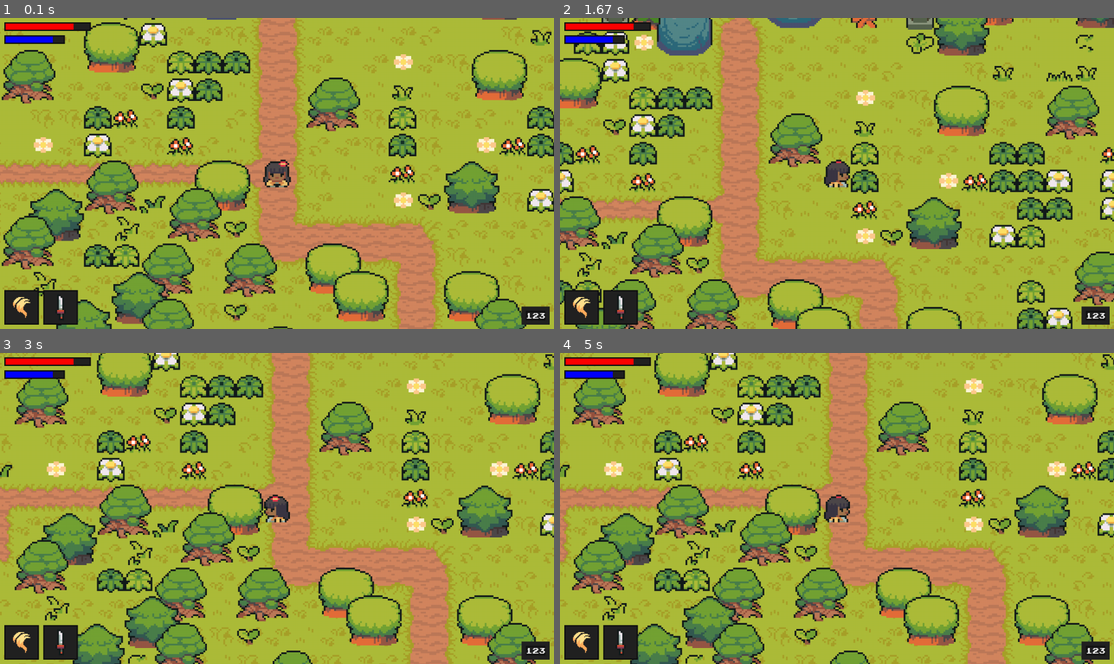
Above: before the commit, frames 1-4 (two rows, left to right).
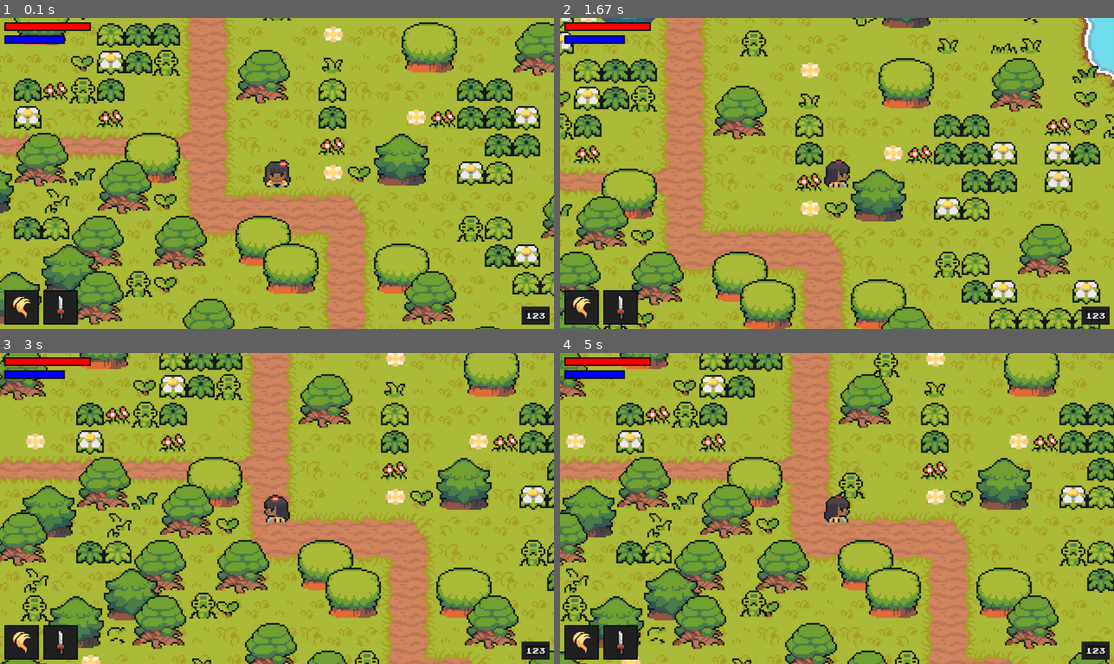
Above: after the commit, the same moments.

Repository: Umang-Lodaya/Zelda-PyGame
Game: pygame game, started from code/main.py
Same seed, same stepped clock (60 frames per second), same inputs: the game is played once before the commit and once after it.
Inputs:
- Up to frame 1 (0.1 s): no input
- Up to frame 2 (1.67 s): hold Right 0.33-0.8 s; hold Up 0.83-1.13 s; hold Right 1.17-1.63 s
- Up to frame 3 (3 s): hold Left 1.67-2.2 s; hold Down 2.23-2.53 s; hold Left 2.57-2.97 s
- Up to frame 4 (5 s): hold Up 3-3.37 s; hold Right 3.4-4.03 s; hold Down 4.07-4.43 s; hold Left 4.47-4.93 s; hold Right from 4.97 s (still down)

The runs differ from the first frame. In frame 1, 59% of the frame differs, in the area x 0-100%, y 0-100%; in frame 2, 56%; in frame 3, 59%; in frame 4, 62%.

Commit message:
Added Enemy and Movements

Diff:
--- /dev/null
+++ b/code/enemy.py
@@ -0,0 +1,101 @@
+from entity import Entity
+from settings import *
+import pygame
+from support import *
+
+class Enemy(Entity):
+    def __init__(self, monsterName, position, groups, obstaclesGroups):
+        super().__init__(groups)
+        self.sprite_type = 'enemy'
+
+        # GRAPHICS
+        self.importGraphics(monsterName)
+        self.STATUS = 'idle'
+        self.image = self.ANIMATIONS[self.STATUS][self.FRAME_INDEX]
+        self.rect = self.image.get_rect(topleft = position)
+        self.hitbox = self.rect.inflate(0, -10)
+        self.obstaclesGroups = obstaclesGroups
+
+        # stats
+        self.MONSTER_NAME = monsterName
+        MONSTER_INFO = ENEMY_DATA[self.MONSTER_NAME]
+        self.HEALTH = MONSTER_INFO['health']
+        self.EXP = MONSTER_INFO['exp']
+        self.SPEED = MONSTER_INFO['speed']
+        self.ATTACK_DAMAGE = MONSTER_INFO['damage']
+        self.RESISTANCE = MONSTER_INFO['resistance']
+        self.ATTACK_RADIUS = MONSTER_INFO['attack_radius']
+        self.NOTICE_RADIUS = MONSTER_INFO['notice_radius']
+        self.ATTACT_TYPE = MONSTER_INFO['attack_type']
+
+        # PLAYER INTERACTION
+        self.CAN_ATTACK = True
+        self.ATTACK_TIME = None
+        self.ATTACK_COOLDOWN = 400
+
+    def importGraphics(self, name):
+        CHARACTER_PATH = f"graphics\monsters\{name}"
+        self.ANIMATIONS = {
+            'move':[], 'attack': [], 'idle': []
+        }
+
+        for animation in self.ANIMATIONS:
+            path = CHARACTER_PATH + '/' + animation
+            self.ANIMATIONS[animation] = importFolder(path)
+
+    def getPlayerInfo(self, player):
+        enemyVec = pygame.math.Vector2(self.rect.center)
+        playerVec = pygame.math.Vector2(player.rect.center)
+        distance = (playerVec - enemyVec).magnitude()
+        if distance > 0:
+            direction = (playerVec - enemyVec).normalize()
+        else:
+            direction = pygame.math.Vector2((0, 0))
+
+        return distance, direction
+
+    def actions(self, player):
+        if self.STATUS == "attack":
+            self.ATTACK_TIME = pygame.time.get_ticks()
+        elif self.STATUS == "move":
+            self.directions = self.getPlayerInfo(player)[1]
+        else:
+            self.directions = pygame.math.Vector2((0, 0))
+
+    def getStatus(self, player):
+        distance = self.getPlayerInfo(player)[0]
+
+        if distance <= self.ATTACK_RADIUS and self.CAN_ATTACK:
+            if self.STATUS != "attack":
+                self.FRAME_INDEX = 0
+            self.STATUS = "attack"
+        elif distance <= self.NOTICE_RADIUS:
+            self.STATUS = "move"
+        else:
+            self.STATUS = "idle"
+
+    def animate(self):
+        animation = self.ANIMATIONS[self.STATUS]
+        self.FRAME_INDEX += self.ANIMATION_SPEED
+        if self.FRAME_INDEX >= len(animation):
+            if self.STATUS == "attack":
+                self.CAN_ATTACK = False
+            self.FRAME_INDEX = 0
+
+        self.image = animation[int(self.FRAME_INDEX)]
+        self.rect = self.image.get_rect(center = self.hitbox.center)
+
+    def update(self):
+        self.move(self.SPEED)
+        self.animate()
+
+    def cooldown(self):
+        if not self.CAN_ATTACK:
+            CURRENT_TIME = pygame.time.get_ticks()
+            if CURRENT_TIME - self.ATTACK_TIME >= self.ATTACK_COOLDOWN:
+                self.CAN_ATTACK = True
+
+    def enemyUpdate(self, player):
+        self.getStatus(player)
+        self.actions(player)
+        self.cooldown()
--- /dev/null
+++ b/code/entity.py
@@ -0,0 +1,36 @@
+import pygame
+
+class Entity(pygame.sprite.Sprite):
+    def __init__(self, groups):
+        super().__init__(groups)
+        self.FRAME_INDEX = 0
+        self.ANIMATION_SPEED = 0.15
+        self.directions = pygame.math.Vector2()
+
+    def collision(self, direction):
+        if direction == "horizontal":
+            for sprite in self.obstaclesGroups:
+                # IF COLLIDED
+                if sprite.hitbox.colliderect(self.hitbox):
+                    if self.directions.x > 0:  # RIGHT
+                        self.hitbox.right = sprite.hitbox.left
+                    elif self.directions.x < 0:  # LEFT
+                        self.hitbox.left = sprite.hitbox.right
+        else:
+            for sprite in self.obstaclesGroups:
+                if sprite.hitbox.colliderect(self.hitbox):
+                    if self.directions.y > 0:  # DOWN
+                        self.hitbox.bottom = sprite.hitbox.top
+                    elif self.directions.y < 0:  # UP
+                        self.hitbox.top = sprite.hitbox.bottom
+
+    def move(self, speed):
+        # TO MANAGE SPEED WHEN MOVING
+        if self.directions.magnitude() != 0:
+            self.directions = self.directions.normalize()
+
+        self.hitbox.x += self.directions.x * speed
+        self.collision("horizontal")
+        self.hitbox.y += self.directions.y * speed
+        self.collision("vertical")
+        self.rect.center = self.hitbox.center
--- a/code/level.py
+++ b/code/level.py
@@ -8,7 +8,7 @@
 from random import choice
 from weapon import Weapon
 from ui import UI
-
+from enemy import Enemy
 from debug import debug
 
 
@@ -28,13 +28,16 @@
         layouts = {
             "boundary": importCSV(r"map\map_FloorBlocks.csv"),
             "grass": importCSV(r"map\map_Grass.csv"),
-            "object": importCSV(r"map\map_LargeObjects.csv")
+            "object": importCSV(r"map\map_LargeObjects.csv"),
+            "entities": importCSV(r"map\map_Entities.csv")
             }
 
         graphics = {
             'grass': importFolder(r"graphics\grass"),
             'objects': importFolder(r"graphics\objects")
+
         }
+
 
         for style, layout in layouts.items():
             for i, row in enumerate(layout):
@@ -49,12 +52,18 @@
                         if style == "object":
                             surf = graphics["objects"][int(col)]
                             Tile((x, y), [self.VISIBLE_SPRITES, self.OBSTACLE_SPRITES], 'object', surf)
+                        if style == 'entities':
+                            if col == "394":
+                                self.PLAYER = Player(
+                                    (x, y), [self.VISIBLE_SPRITES],
+                                    self.OBSTACLE_SPRITES, self.createAttack, self.destroyAttack, self.createMagic
+                                )
+                            else:
+                                monsters = {"390": "bamboo", "391": "spirit", "392": "raccoon"}
+                                name = monsters.get(col, "squid")
+                                Enemy(name, (x, y), [self.VISIBLE_SPRITES], self.OBSTACLE_SPRITES)
 
 
-        self.PLAYER = Player(
-            (1950, 1280), [self.VISIBLE_SPRITES],
-            self.OBSTACLE_SPRITES, self.createAttack, self.destroyAttack, self.createMagic
-        )
 
     def createAttack(self):
         self.currentAttack = Weapon(self.PLAYER, [self.VISIBLE_SPRITES])
@@ -70,6 +79,7 @@
     def run(self):
         self.VISIBLE_SPRITES.customDraw(self.PLAYER)
         self.VISIBLE_SPRITES.update()
+        self.VISIBLE_SPRITES.enemyUpdate(self.PLAYER)
         self.ui.display(self.PLAYER)
         # debug(self.PLAYER.STATUS)
 
@@ -101,3 +111,8 @@
             # THEN, ADD HALF-FRAME TO CENTER THE POS
             OFFSET_POS = sprite.rect.topleft - self.OFFSET
             self.DISPLAY_SURFACE.blit(sprite.image, OFFSET_POS)
+
+    def enemyUpdate(self, player):
+        enemySprites = [sprite for sprite in self.sprites() if hasattr(sprite, 'sprite_type') and sprite.sprite_type == 'enemy']
+        for enemy in enemySprites:
+            enemy.enemyUpdate(player)
--- a/code/main.py
+++ b/code/main.py
@@ -29,4 +29,5 @@
 if __name__ == "__main__":
     print("LOADING GAME ...")
     game = Game()
+    print("GAME LOADED!")
     game.run()
--- a/code/player.py
+++ b/code/player.py
@@ -2,8 +2,9 @@
 from settings import *
 from os import walk
 from support import importFolder
+from entity import Entity
 
-class Player(pygame.sprite.Sprite):
+class Player(Entity):
     def __init__(self, position, groups, obstacleGroups, createAttack, destoryAttack, createMagic):
         super().__init__(groups)
         self.image = pygame.image.load(r"graphics\test\player.png").convert_alpha()
@@ -18,9 +19,6 @@
 
         # MOVEMENTS
         self.STATUS = 'down'
-        self.FRAME_INDEX = 0
-        self.ANIMATION_SPEED = 0.15
-        self.directions = pygame.math.Vector2()
 
         # WEAPONS
         self.ATTACKING = False
@@ -139,34 +137,6 @@
                 self.MAGIC_INDEX %= len(MAGIC_DATA)
                 self.MAGIC = list(MAGIC_DATA.keys())[self.MAGIC_INDEX]
 
-    def collision(self, direction):
-        if direction == "horizontal":
-            for sprite in self.obstaclesGroups:
-                # IF COLLIDED
-                if sprite.hitbox.colliderect(self.hitbox):
-                    if self.directions.x > 0:  # RIGHT
-                        self.hitbox.right = sprite.hitbox.left
-                    elif self.directions.x < 0:  # LEFT
-                        self.hitbox.left = sprite.hitbox.right
-        else:
-            for sprite in self.obstaclesGroups:
-                if sprite.hitbox.colliderect(self.hitbox):
-                    if self.directions.y > 0:  # DOWN
-                        self.hitbox.bottom = sprite.hitbox.top
-                    elif self.directions.y < 0:  # UP
-                        self.hitbox.top = sprite.hitbox.bottom
-
-    def move(self, speed):
-        # TO MANAGE SPEED WHEN MOVING
-        if self.directions.magnitude() != 0:
-            self.directions = self.directions.normalize()
-
-        self.hitbox.x += self.directions.x * speed
-        self.collision("horizontal")
-        self.hitbox.y += self.directions.y * speed
-        self.collision("vertical")
-        self.rect.center = self.hitbox.center
-
     def cooldowns(self):
         CURRENT_TIME = pygame.time.get_ticks()
         if self.ATTACKING and self.ATTACK_COOLDOWN <= (CURRENT_TIME - self.ATTACK_TIME):
--- a/code/settings.py
+++ b/code/settings.py
@@ -8,7 +8,7 @@
 HEALTH_BAR_WIDTH = 200
 ENERGY_BAR_WIDTH = 140
 ITEM_BOX_SIZE = 80
-UI_FONT = "graphics/font/joystix.ttf"
+UI_FONT = r"graphics\font\joystix.ttf"
 UI_FONT_SIZE = 18
 
 # GENERAL COLOR
@@ -18,19 +18,92 @@
 TEXT_COLOR = "#EEEEEE"
 
 # UI COLOR
-HEALTH_COLOR = 'red'
-ENERGY_COLOR = 'blue'
-UI_BORDER_COLOR_ACTIVE = 'gold'
+HEALTH_COLOR = "red"
+ENERGY_COLOR = "blue"
+UI_BORDER_COLOR_ACTIVE = "gold"
 
 WEAPONS_DATA = {
-    'sword': {'cooldown': 100, 'damage': 15, 'graphic': r'graphics\weapons\sword\full.png'},
-    'lance': {'cooldown': 400, 'damage': 30, 'graphic': r'graphics\weapons\lance\full.png'},
-    'axe': {'cooldown': 300, 'damage': 20, 'graphic': r'graphics\weapons\axe\full.png'},
-    'rapier': {'cooldown': 50, 'damage': 8, 'graphic': r'graphics\weapons\rapier\full.png'},
-    'sai': {'cooldown': 80, 'damage': 10, 'graphic': r'graphics\weapons\sai\full.png'},
+    "sword": {
+        "cooldown": 100,
+        "damage": 15,
+        "graphic": r"graphics\weapons\sword\full.png",
+    },
+    "lance": {
+        "cooldown": 400,
+        "damage": 30,
+        "graphic": r"graphics\weapons\lance\full.png",
+    },
+    "axe": {
+        "cooldown": 300,
+        "damage": 20,
+        "graphic": r"graphics\weapons\axe\full.png"},
+    "rapier": {
+        "cooldown": 50,
+        "damage": 8,
+        "graphic": r"graphics\weapons\rapier\full.png",
+    },
+    "sai": {
+        "cooldown": 80,
+        "damage": 10,
+        "graphic": r"graphics\weapons\sai\full.png"},
 }
 
 MAGIC_DATA = {
-    'flame': {'strength': 5, 'cost': 20, 'graphic': r"graphics\particles\flame\fire.png"},
-    'heal': {'strength': 20, 'cost': 10, 'graphic': r"graphics\particles\heal\heal.png"}
+    "flame": {
+        "strength": 5,
+        "cost": 20,
+        "graphic": r"graphics\particles\flame\fire.png",
+    },
+    "heal": {
+        "strength": 20,
+        "cost": 10,
+        "graphic": r"graphics\particles\heal\heal.png",
+    },
 }
+
+ENEMY_DATA = {
+    "squid": {
+        "health": 100,
+        "exp": 100,
+        "damage": 20,
+        "attack_type": "slash",
+        "attack_sound": r"audio\attack\slash.wav",
+        "speed": 3,
+        "resistance": 3,
+        "attack_radius": 80,
+        "notice_radius": 360,
+    },
+    "raccoon": {
+        "health": 300,
+        "exp": 250,
+        "damage": 40,
+        "attack_type": "claw",
+        "attack_sound": r"\audio\attack\claw.wav",
+        "speed": 2,
+        "resistance": 3,
+        "attack_radius": 120,
+        "notice_radius": 400,
+    },
+    "spirit": {
+        "health": 100,
+        "exp": 110,
+        "damage": 8,
+        "attack_type": "thunder",
+        "attack_sound": r"audio\attack\fireball.wav",
+        "speed": 4,
+        "resistance": 3,
+        "attack_radius": 60,
+        "notice_radius": 350,
+    },
+    "bamboo": {
+        "health": 70,
+        "exp": 120,
+        "damage": 6,
+        "attack_type": "leaf_attack",
+        "attack_sound": r"audio\attack\slash.wav",
+        "speed": 3,
+        "resistance": 3,
+        "attack_radius": 50,
+        "notice_radius": 300,
+    },
+}
--- a/code/ui.py
+++ b/code/ui.py
@@ -30,7 +30,6 @@
 
         # CONVERT AMOUNT -> PIXELS
         ratio = currentAmount / maxAmount
-        ratio = 0.8
         currentWidth = bgRect.width * ratio
         currentRect = bgRect.copy()
         currentRect.width = currentWidth
